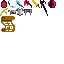
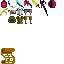
Before/after of a 64 x 64 layered artwork. What changed in the layer stack:
added layer "Layer 4" above "Layer 1" over (x1=8, y1=16, x2=32, y2=24)
painted on "Layer 1" over (x1=1, y1=16, x2=15, y2=64)
